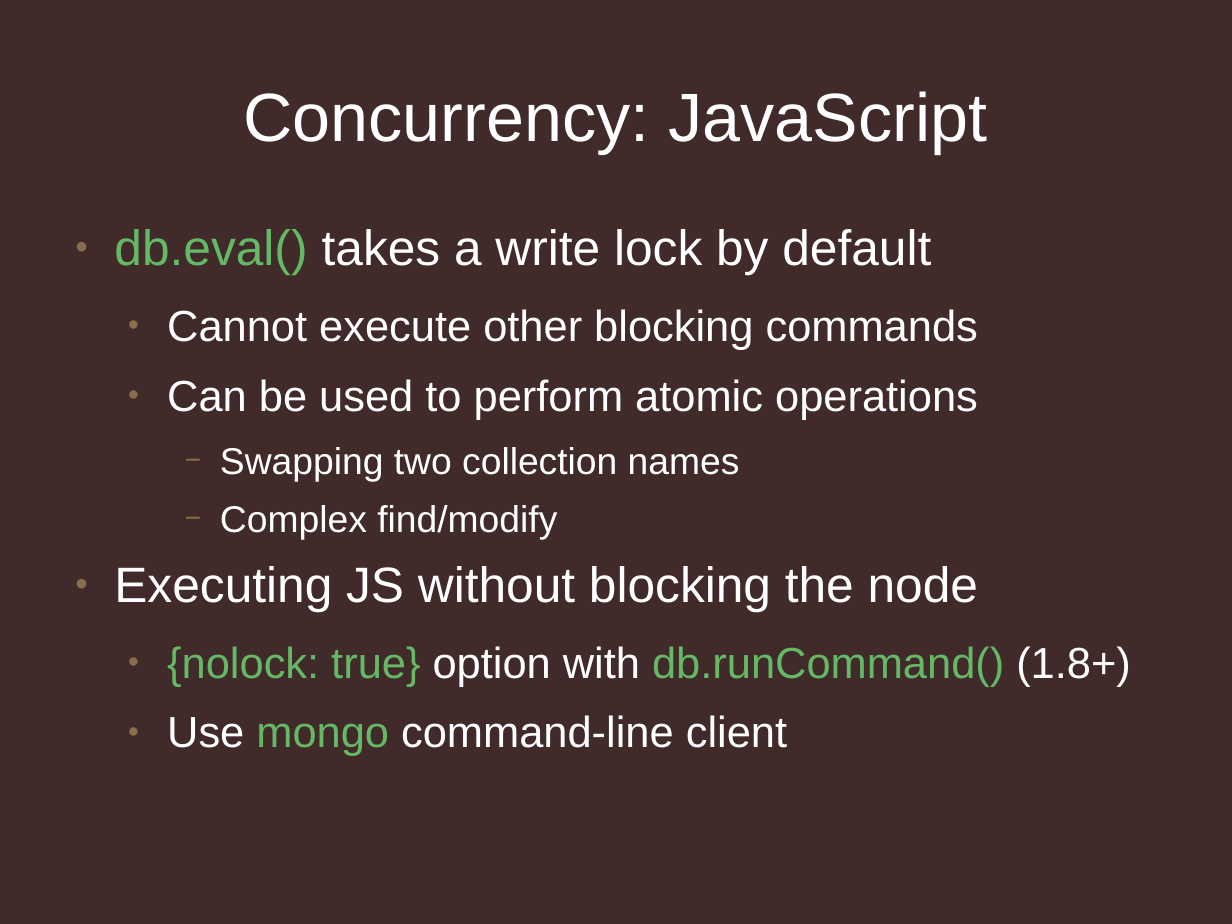
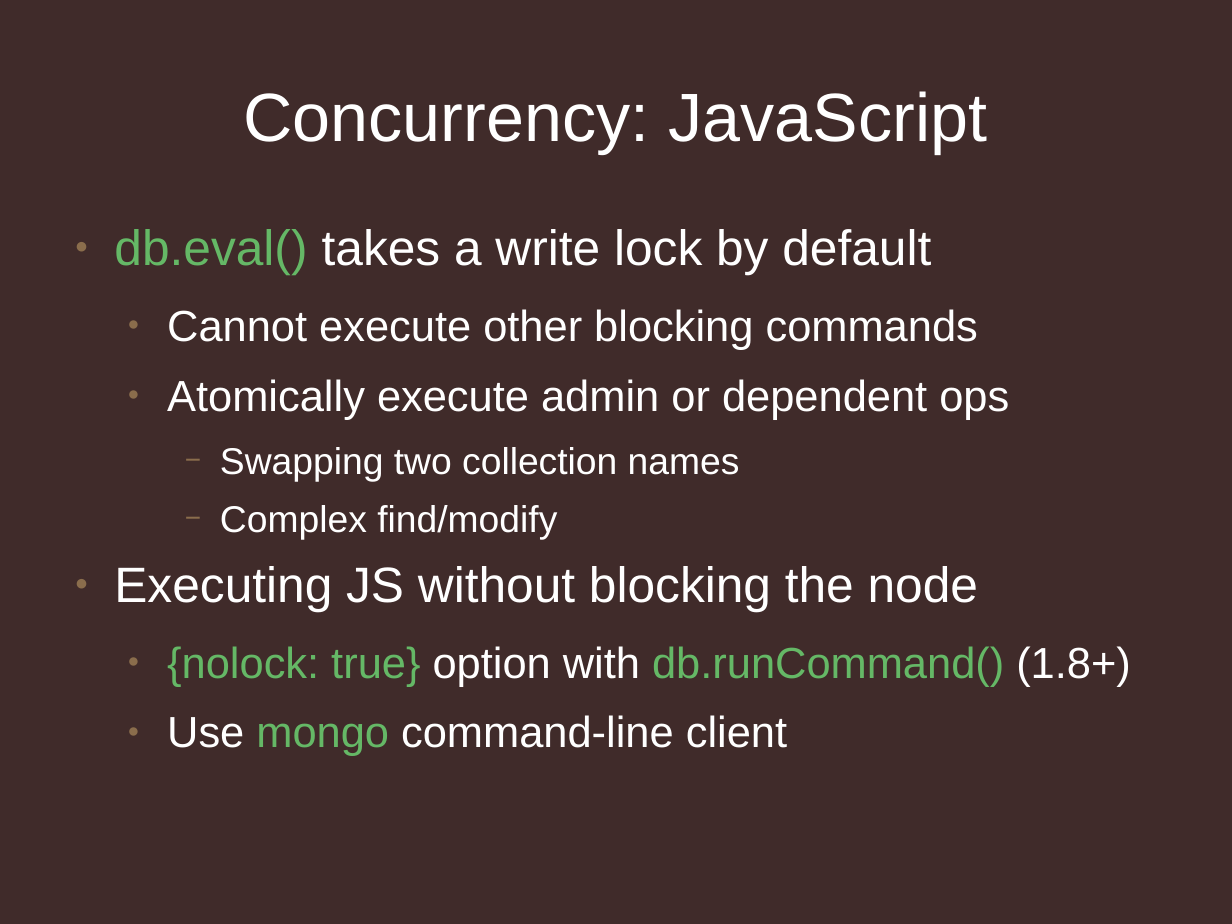
Before and after one commit to jmikola/slides, a slide deck: slide 11 of 20120607-symfony_live/mongodb/using_mongodb_responsibly.odp. Drawn at 1232x924 pixels with LibreOffice and Linux fonts; fonts in the diff are those of the drawing; background and template pictures are left out. Boxes give left, top, right and bottom in pixels: in the first picture for what was removed or moved away, otherwise in the second. Text is boxed around its words. In the diff, an @@ line names an element or a change of style, - is before the commit and + after.

```diff
--- a/20120607-symfony_live/mongodb/using_mongodb_responsibly.odp
+++ b/20120607-symfony_live/mongodb/using_mongodb_responsibly.odp
@@ text at (167,379,1009,420): text changed @@
-  ● Can be used to perform atomic operations
+  ● Atomically execute admin or dependent ops
```
Also in this commit, not shown: 10 other slides changed, 1 other file.
